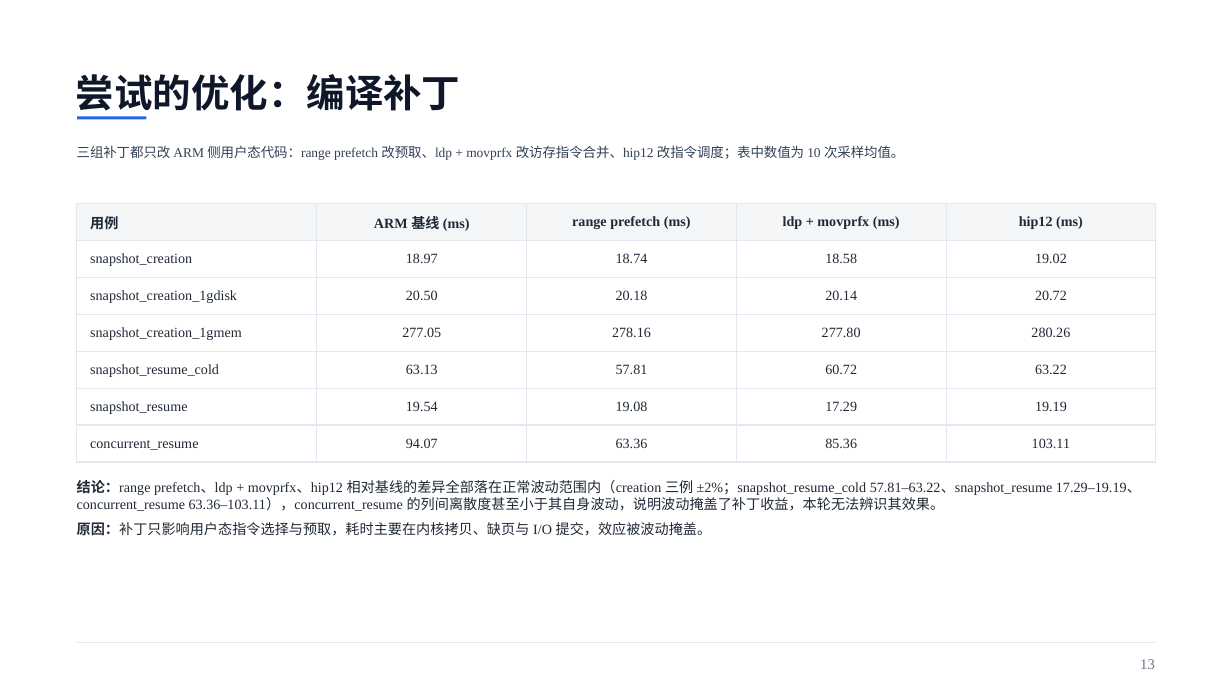
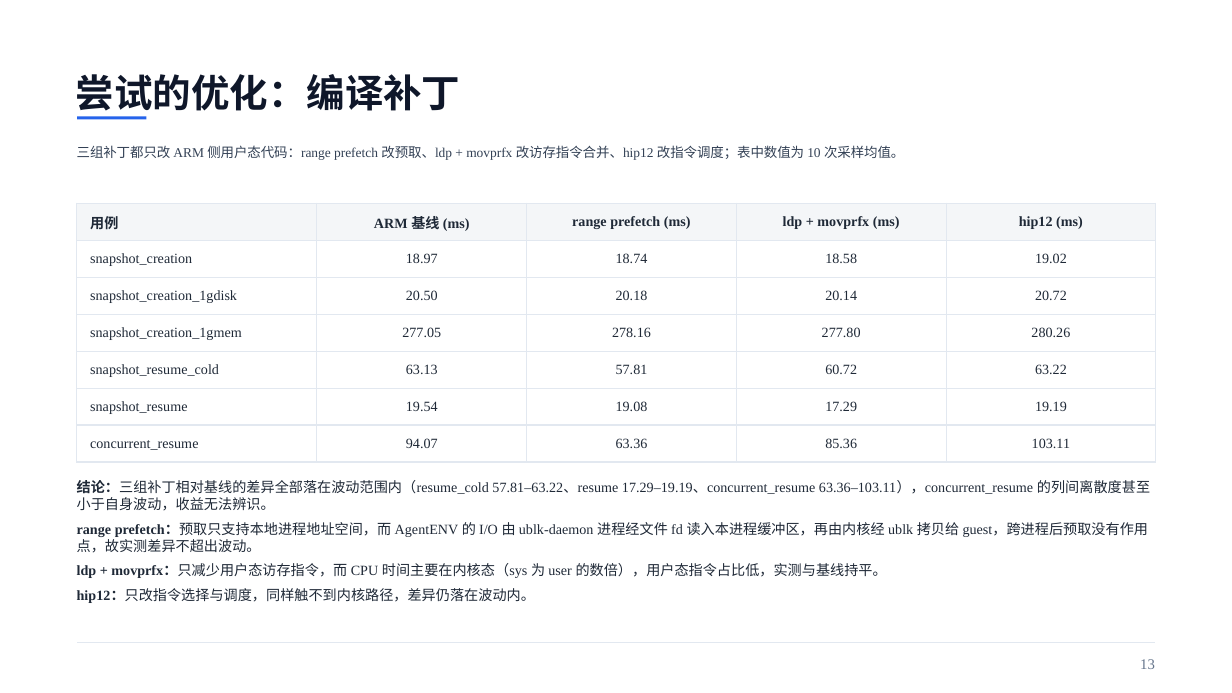
Before and after one commit to liushiqin-647/aenv, a slide deck: slide 13 of agentenv_20261102_polished.pptx. Drawn at 1232x693 pixels with LibreOffice and Linux fonts; fonts in the diff are those of the drawing. Boxes give left, top, right and bottom in pixels: in the first picture for what was removed or moved away, otherwise in the second. Text is boxed around its words. In the diff, an @@ line names an element or a change of style, - is before the commit and + after.

Commit message:
docs: 补回第 12、13 页优化失效原因
恢复 LTO/PGO 与三组编译补丁的具体原因，并与第 9–11 页瓶颈结论对齐；删除与表内数据矛盾的表述（磁盘并非普遍瓶颈、创建阶段读写比例）。

```diff
--- a/agentenv_20261102_polished.pptx
+++ b/agentenv_20261102_polished.pptx
@@ text at box(77, 480, 1150, 603): text changed @@
-结论：range prefetch、ldp + movprfx、hip12 相对基线的差异全部落在正常波动范围内（creation 三例 ±2%；snapshot_resume_cold 57.81–63.22、snapshot_resume 17.29–19.19、concurrent_resume 63.36–103.11），concurrent_resume 的列间离散度甚至小于其自身波动，说明波动掩盖了补丁收益，本轮无法辨识其效果。
-原因：补丁只影响用户态指令选择与预取，耗时主要在内核拷贝、缺页与 I/O 提交，效应被波动掩盖。
+结论：三组补丁相对基线的差异全部落在波动范围内（resume_cold 57.81–63.22、resume 17.29–19.19、concurrent_resume 63.36–103.11），concurrent_resume 的列间离散度甚至小于自身波动，收益无法辨识。
+range prefetch：预取只支持本地进程地址空间，而 AgentENV 的 I/O 由 ublk-daemon 进程经文件 fd 读入本进程缓冲区，再由内核经 ublk 拷贝给 guest，跨进程后预取没有作用点，故实测差异不超出波动。
+ldp + movprfx：只减少用户态访存指令，而 CPU 时间主要在内核态（sys 为 user 的数倍），用户态指令占比低，实测与基线持平。
+hip12：只改指令选择与调度，同样触不到内核路径，差异仍落在波动内。
```
Also in this commit, not shown: 1 other slide changed.
